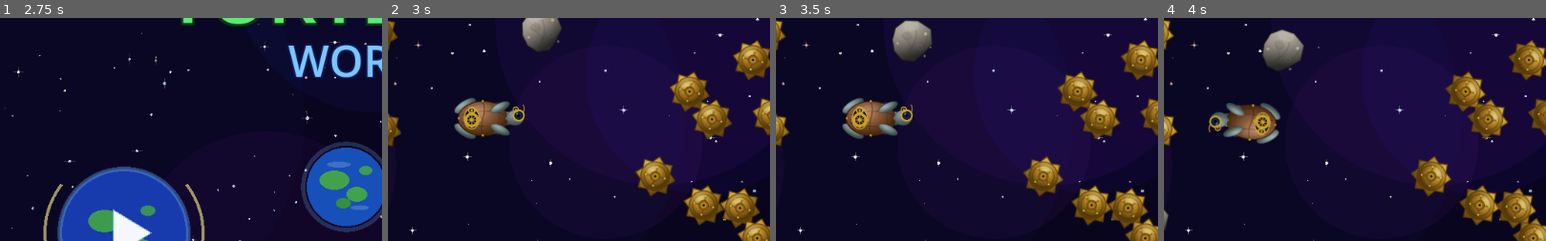
Above: before the commit, frames 1-4 (left to right).
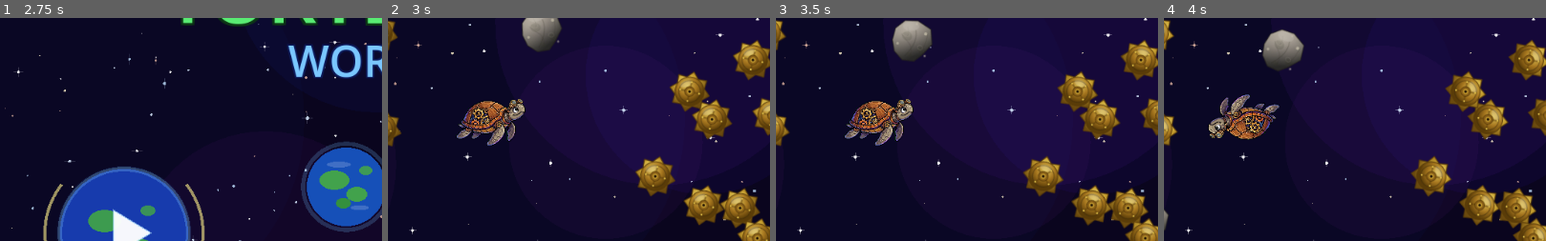
Above: after the commit, the same moments.

Repository: cleantechnorth/spaceturtle
Game: Godot game, scene res://scenes/TitleScreen.tscn
The game is run twice, just before and just after one commit, with the same random seed, the same clock (stepped at 60 frames per second) and the same inputs.
Inputs (mouse positions are % of the whole screen's width and height, from its top left):
- Up to frame 1 (2.75 s): move the mouse to (72, 45) at 0.52 s; hold D 0.53-1.25 s; click (72, 45) at 0.67 s; tap Enter at 1.25 s; drag from (30, 55) to (45, 70) at 1.27 s; move the mouse to (60, 28) at 2.02 s; hold D from 2.03 s (still down)
- Up to frame 2 (3 s): release D at 2.75 s; drag from (45, 70) to (20, 35) at 2.77 s
- Up to frame 3 (3.5 s): no input
- Up to frame 4 (4 s): move the mouse to (80, 65) at 3.52 s; hold A from 3.53 s (still down)
The pictures show only the part of the screen within x 36-86%, y 27-77%; the shares and areas given below are measured in that part.

Frame 1 is identical in both runs. In frame 2, 2.7% of the frame differs, in the area x 17-36%, y 35-58%; in frame 3, 2.7%; in frame 4, 2.7%.

Commit message:
Replace turtle SVG with pixel-art PNG
- assets/turtle.png: 512×512 steampunk pixel-art turtle
- Player.tscn: switch texture to turtle.png, scale to 0.21 (~107 px),
  collision radius bumped from 22 to 30 to match the larger art

https://claude.ai/code/session_0166LyRmoqBj1v4ESKr3jLLv

Diff:
--- a/scenes/Player.tscn
+++ b/scenes/Player.tscn
@@ -1,15 +1,15 @@
 [gd_scene load_steps=4 format=3 uid="uid://player001"]
 
 [ext_resource type="Script"    path="res://scripts/player.gd" id="1_player"]
-[ext_resource type="Texture2D" path="res://assets/turtle.svg"  id="2_turtle"]
+[ext_resource type="Texture2D" path="res://assets/turtle.png"  id="2_turtle"]
 
 [sub_resource type="CircleShape2D" id="CircleShape2D_1"]
-radius = 22.0
+radius = 30.0
 
 ; ── Scene tree ──────────────────────────────────────────────────────────────
 ; Player (CharacterBody2D)   ← moves around the screen
 ;   CollisionShape2D         ← invisible circle used for physics collisions
-;   Sprite                   ← steampunk turtle SVG (96×64 px, centred)
+;   Sprite                   ← steampunk pixel-art turtle (512×512 scaled to ~105 px)
 
 [node name="Player" type="CharacterBody2D"]
 script = ExtResource("1_player")
@@ -20,3 +20,4 @@
 
 [node name="Sprite" type="Sprite2D" parent="."]
 texture = ExtResource("2_turtle")
+scale = Vector2(0.21, 0.21)
Binary file added: assets/turtle.png
